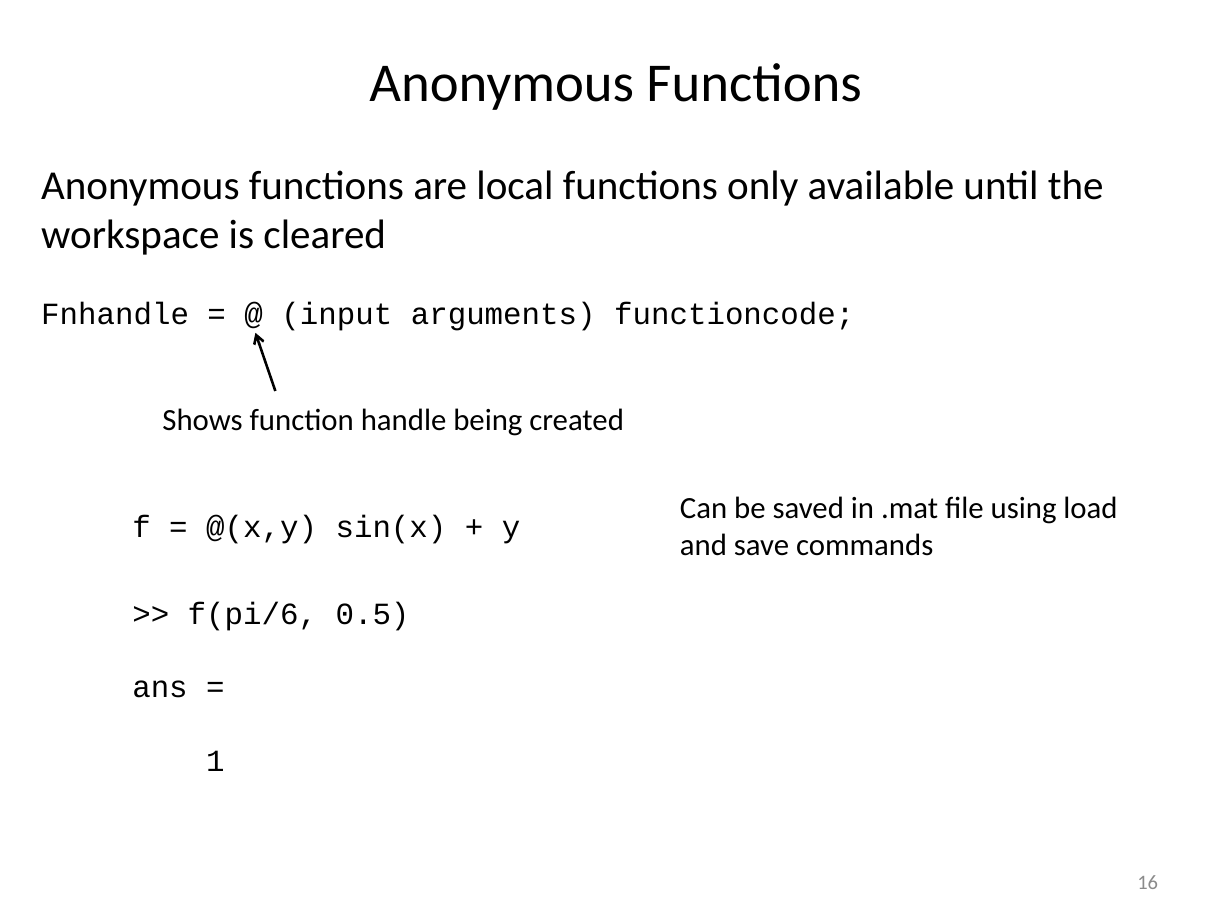
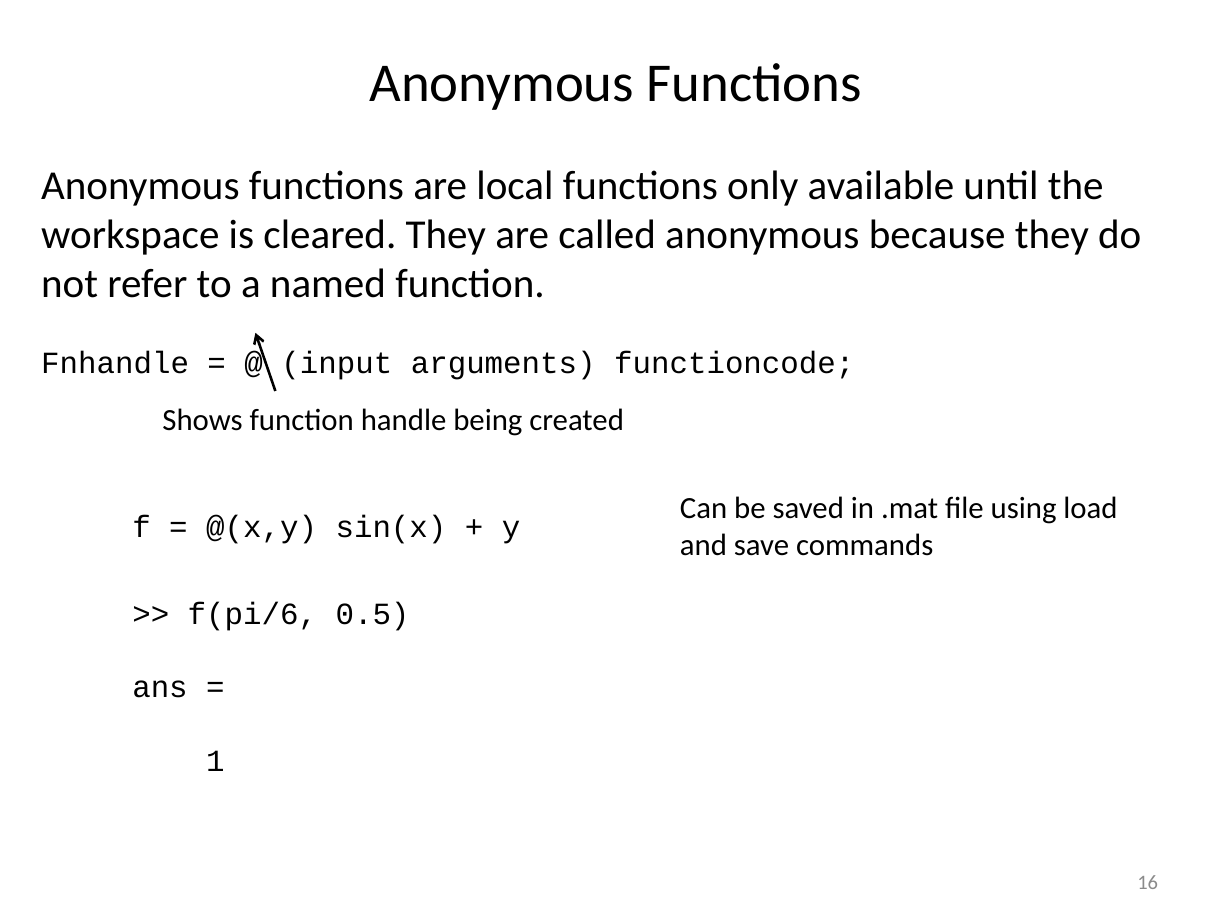
Before and after one commit to louisepb/Nottingham_Workshop, a slide deck: slide 16 of InstructorMaterials/Best Practices for Software Development using MATLAB.pptx. Drawn at 1232x924 pixels with LibreOffice and Linux fonts; fonts in the diff are those of the drawing. Boxes give left, top, right and bottom in pixels: in the first picture for what was removed or moved away, otherwise in the second. Text is boxed around its words. In the diff, an @@ line names an element or a change of style, - is before the commit and + after.

```diff
--- a/InstructorMaterials/Best Practices for Software Development using MATLAB.pptx
+++ b/InstructorMaterials/Best Practices for Software Development using MATLAB.pptx
@@ text at box(41, 170, 1141, 298): text changed @@
-Anonymous functions are local functions only available until the workspace is cleared
+Anonymous functions are local functions only available until the workspace is cleared. They are called anonymous because they do not refer to a named function.
```
Also in this commit, not shown: 2 other slides changed, 11 other files.
